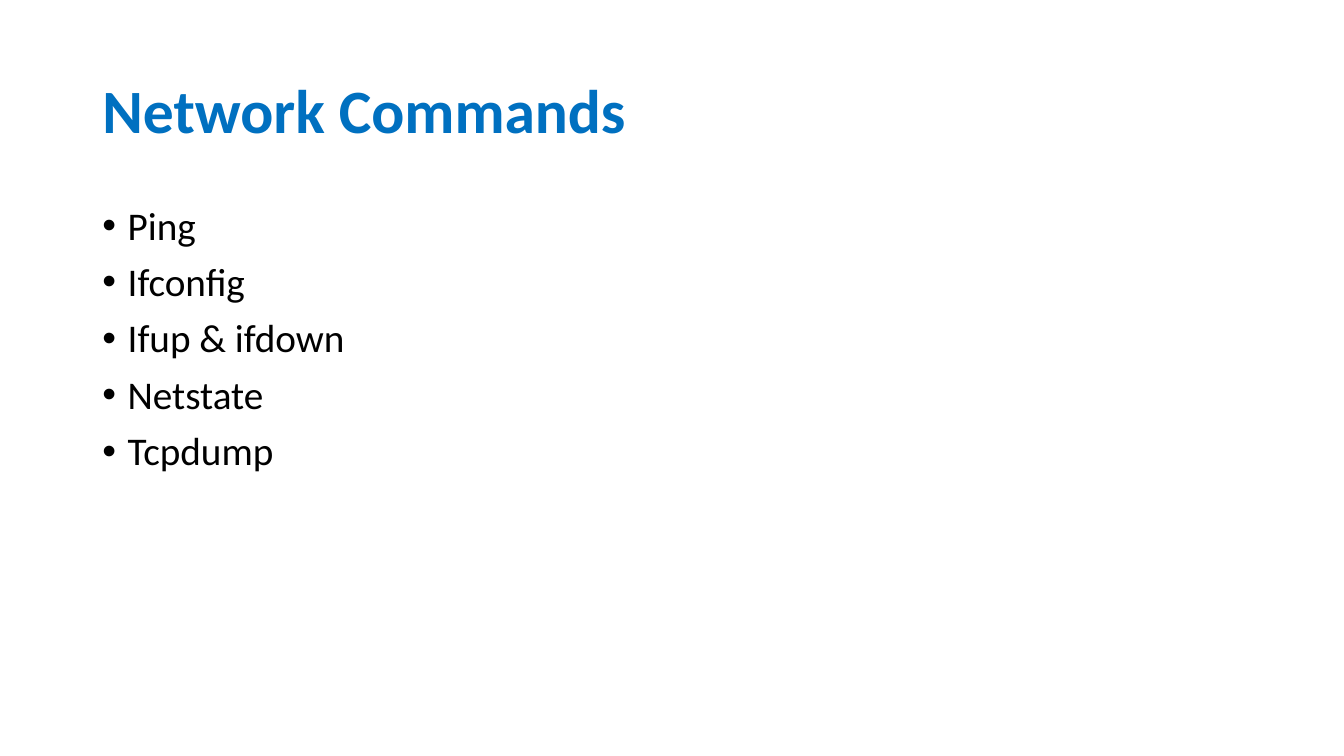
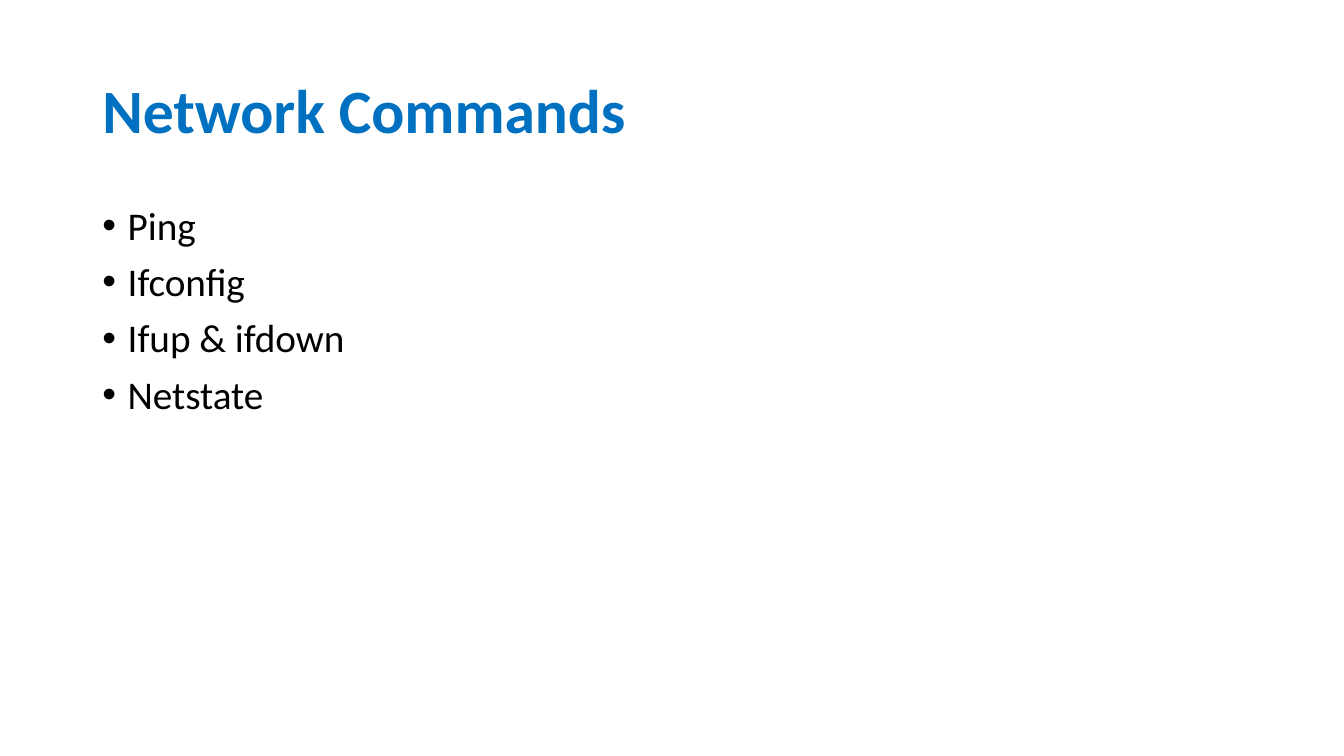
Before and after one commit to vishnudesam/Linux, a slide deck: slide 7 of Linux/Linux-CentOS/Module-6/Module-6.pptx. Drawn at 1344x756 pixels with LibreOffice and Linux fonts; fonts in the diff are those of the drawing. Boxes give left, top, right and bottom in pixels: in the first picture for what was removed or moved away, otherwise in the second. Text is boxed around its words. In the diff, an @@ line names an element or a change of style, - is before the commit and + after.

```diff
--- a/Linux/Linux-CentOS/Module-6/Module-6.pptx
+++ b/Linux/Linux-CentOS/Module-6/Module-6.pptx
@@ text at <box>128,437,274,472</box>: paragraph removed @@
-• Tcpdump
```
Also in this commit, not shown: 1 other slide changed.
